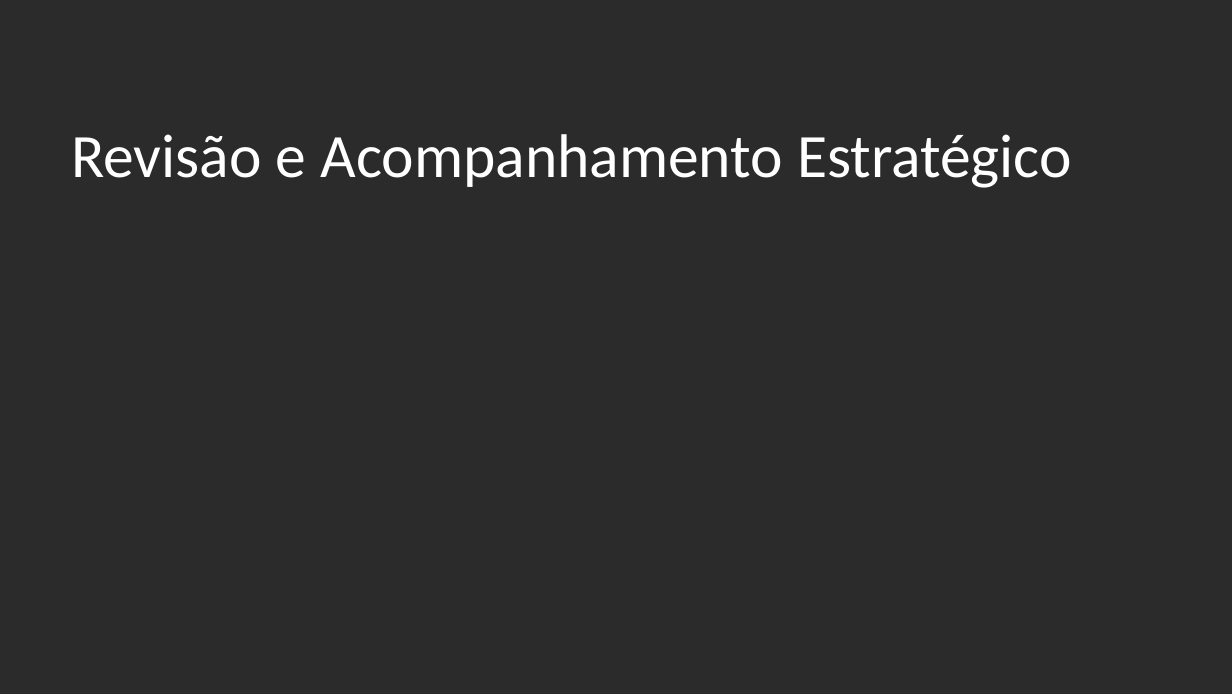
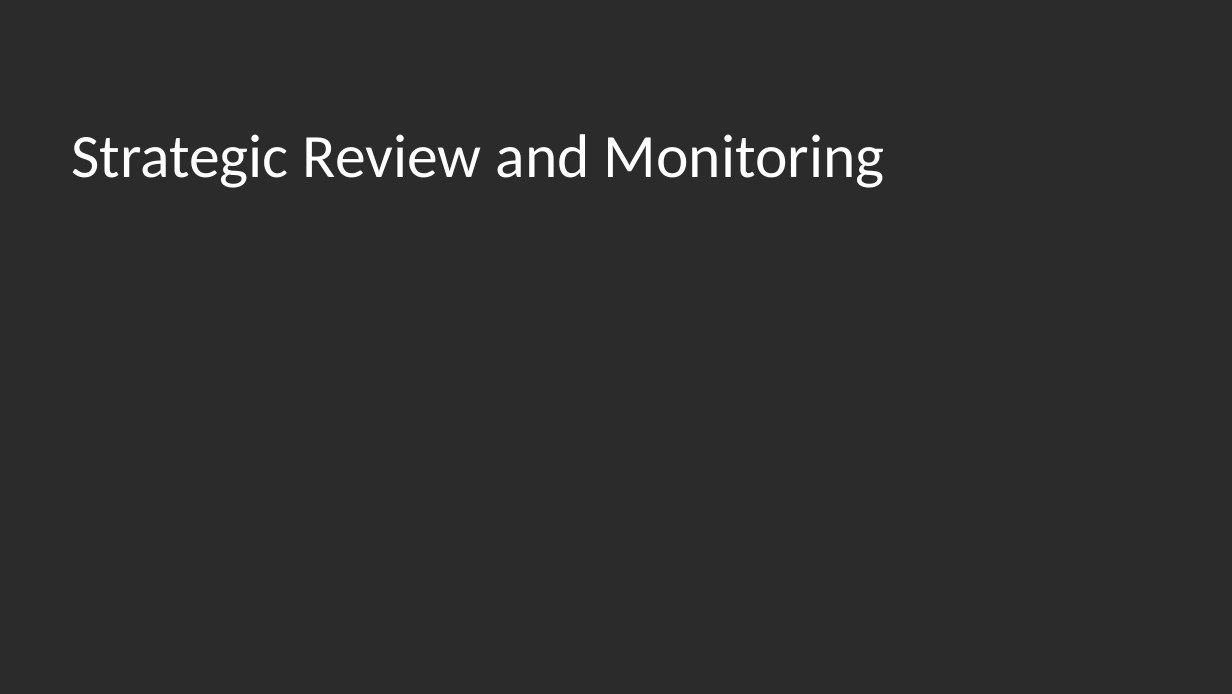
Before and after one commit to CALATAMITBMCOE/Strategic-Alignment, a slide deck: slide 17 of Documentation/CA PPM for Strategic Planning and Execution_EN.pptx. Drawn at 1232x694 pixels with LibreOffice and Linux fonts; fonts in the diff are those of the drawing; background and template pictures are left out; a plain dark background stands for a picture behind light text. Boxes give left, top, right and bottom in pixels: in the first picture for what was removed or moved away, otherwise in the second. Text is boxed around its words. In the diff, an @@ line names an element or a change of style, - is before the commit and + after.

```diff
--- a/Documentation/CA PPM for Strategic Planning and Execution_EN.pptx
+++ b/Documentation/CA PPM for Strategic Planning and Execution_EN.pptx
@@ title at <box>71,134,885,188</box>: text changed @@
-Revisão e Acompanhamento Estratégico
+Strategic Review and Monitoring
```
Also in this commit, not shown: 31 other slides changed, 3 slides added, 3 slides removed, 2 other files.
